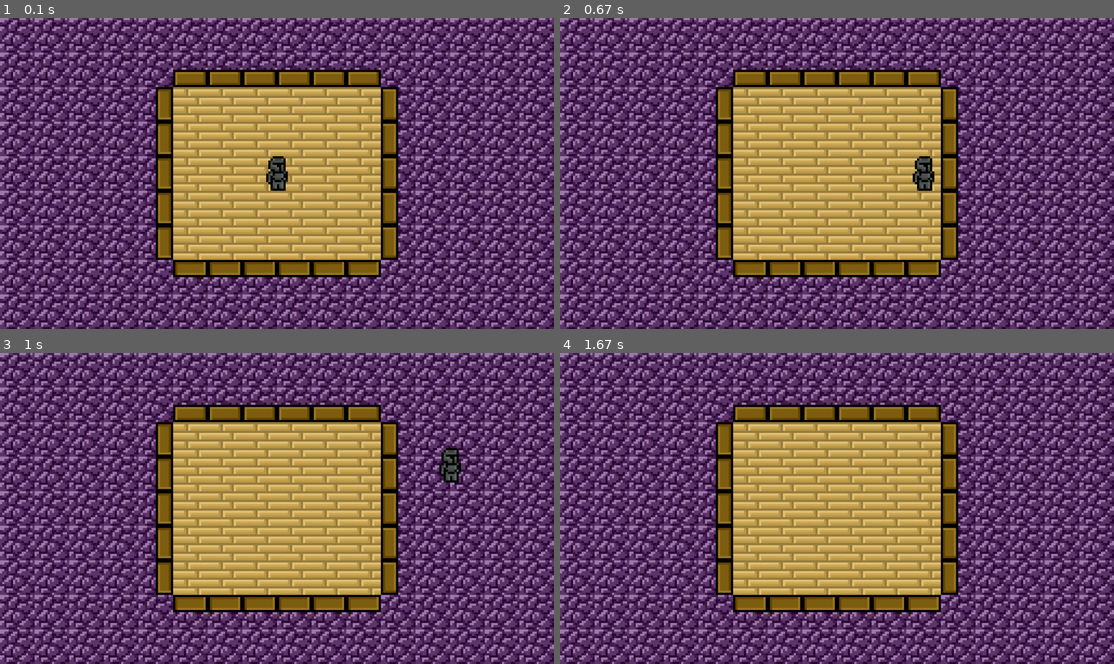
Above: before the commit, frames 1-4 (two rows, left to right).
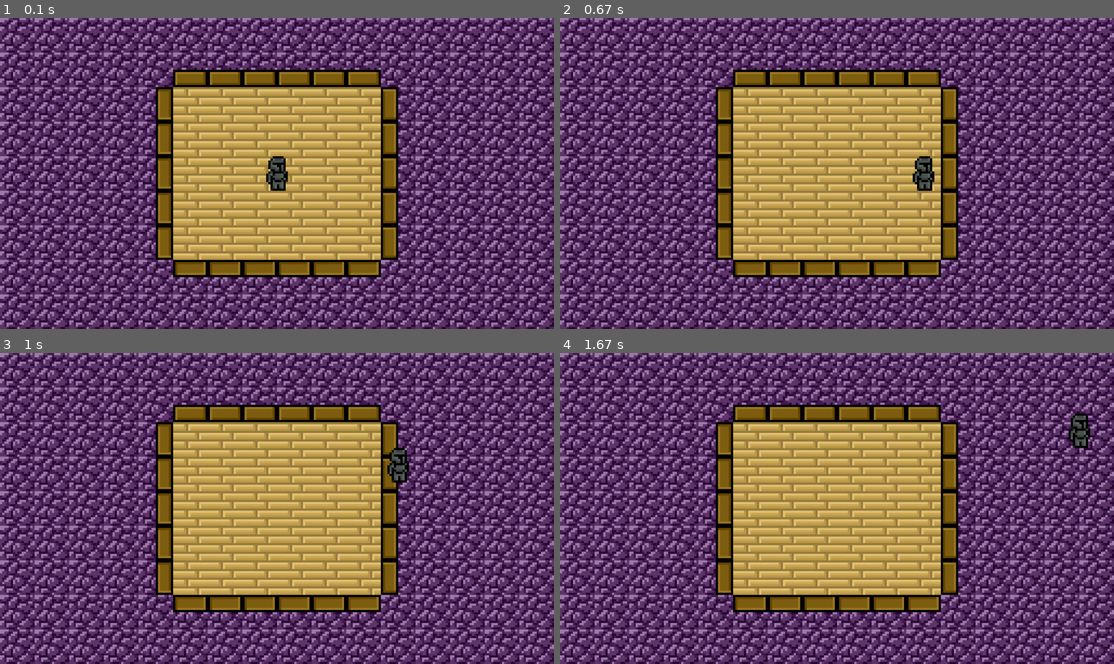
Above: after the commit, the same moments.

Repository: nicolassaez2004/DpProjetos.PyGame
Game: pygame game, started from main.py
Same seed, same stepped clock (60 frames per second), same inputs: the game is played once before the commit and once after it.
Inputs:
- Up to frame 1 (0.1 s): no input
- Up to frame 2 (0.67 s): hold D from 0.33 s (still down)
- Up to frame 3 (1 s): release D at 0.8 s; hold W from 0.83 s (still down)
- Up to frame 4 (1.67 s): release W at 1.13 s; hold D 1.17-1.63 s

Frames 1-2 are identical in both runs. In frame 3, 0.7% of the frame differs, in the area x 69-84%, y 30-42%; in frame 4, 0.4%.

Commit message:
correção de movimentos

Diff:
--- a/main.py
+++ b/main.py
@@ -13,10 +13,13 @@
         aux = pygame.image.load('assets/sprites/knight.png')
         self.image = pygame.transform.scale(aux, size)
         self.rect = pygame.Rect(posicao, size)
-        self.velocidade = pygame.math.Vector2(0,0)
 
     def update(self):
+
+        self.velocidade = pygame.math.Vector2(0, 0)
+
         self.key = pygame.key.get_pressed()
+
         if self.key[pygame.K_w]:
             self.velocidade.y = -10
         if self.key[pygame.K_s]:
